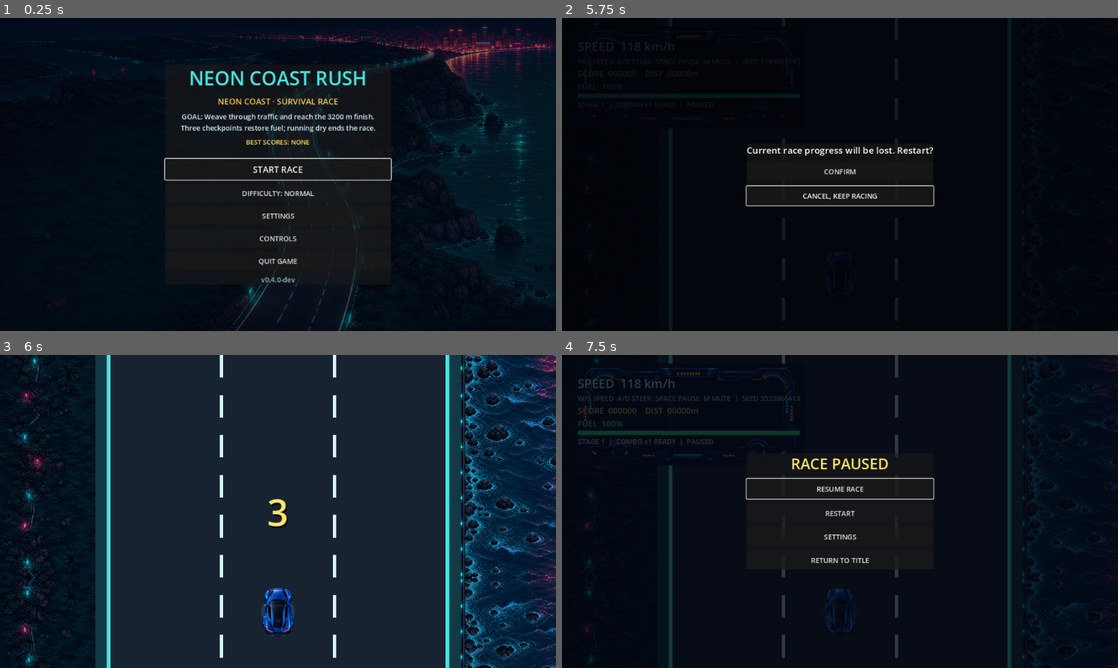
Above: before the commit, frames 1-4 (two rows, left to right).
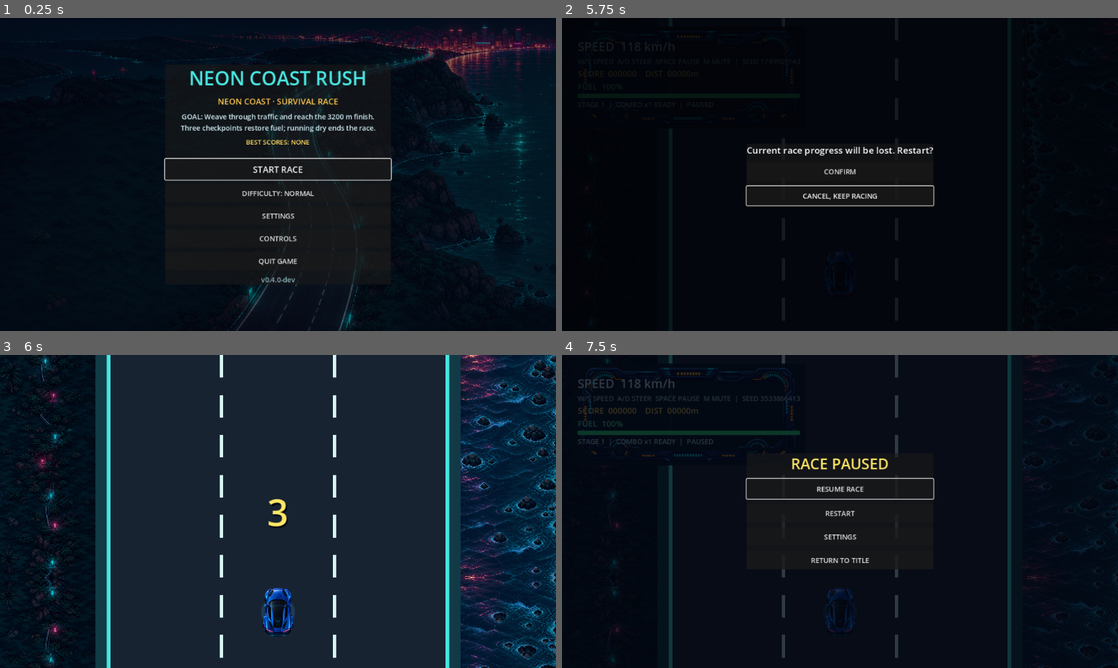
Above: after the commit, the same moments.

Repository: xiejiamincyq/car
Game: Godot game, scene res://scenes/main.tscn
Same seed, same stepped clock (60 frames per second), same inputs: the game is played once before the commit and once after it.
Inputs:
- Up to frame 1 (0.25 s): no input
- Up to frame 2 (5.75 s): click "START RACE" at 0.5 s; click "01 NEON COAST" at 1.25 s; click "PULSE GT BALANCED" at 2 s; tap Enter at 2.75 s; hold Right (steer_right) 2.78-3.53 s; tap P at 2.85, 3.6, 5.1 s; tap R (restart_run) at 3.5, 5 s; hold Down (brake) 3.53-4.25 s; click "CONFIRM" at 4.25 s; hold Right (steer_right) from 5.03 s (still down)
- Up to frame 3 (6 s): release Right (steer_right) at 5.75 s; click "CONFIRM" at 5.75 s
- Up to frame 4 (7.5 s): tap R (restart_run) at 6.5 s; hold Up (accelerate) 6.53-7.25 s; tap P at 6.6 s; click "CANCEL, KEEP RACING" at 7.25 s

Frames 1-2 are identical in both runs. In frame 3, 10% of the frame differs, in the area x 0-100%, y 0-100%; in frame 4, 0.6%.

Commit message:
feat: vary roadside scenery by run seed

Diff:
--- a/scripts/catalog/track_catalog.gd
+++ b/scripts/catalog/track_catalog.gd
@@ -13,6 +13,8 @@
 		"steering_multiplier": 1.00,
 		"environment_left_path": "res://assets/environment/coast_left.png",
 		"environment_right_path": "res://assets/environment/coast_right.png",
+		"environment_left_alt_path": "res://assets/environment/coast_left_alt.png",
+		"environment_right_alt_path": "res://assets/environment/coast_right_alt.png",
 		"silver_score": 5200,
 		"gold_score": 7600,
 		"music_id": &"neon_coast",
@@ -28,6 +30,8 @@
 		"steering_multiplier": 0.96,
 		"environment_left_path": "res://assets/tracks/freight_harbor_left.png",
 		"environment_right_path": "res://assets/tracks/freight_harbor_right.png",
+		"environment_left_alt_path": "res://assets/tracks/freight_harbor_left_alt.png",
+		"environment_right_alt_path": "res://assets/tracks/freight_harbor_right_alt.png",
 		"silver_score": 5700,
 		"gold_score": 8300,
 		"music_id": &"freight_harbor",
@@ -43,6 +47,8 @@
 		"steering_multiplier": 0.90,
 		"environment_left_path": "res://assets/tracks/storm_ridge_left.png",
 		"environment_right_path": "res://assets/tracks/storm_ridge_right.png",
+		"environment_left_alt_path": "res://assets/tracks/storm_ridge_left_alt.png",
+		"environment_right_alt_path": "res://assets/tracks/storm_ridge_right_alt.png",
 		"silver_score": 6100,
 		"gold_score": 8900,
 		"music_id": &"storm_ridge",
@@ -58,6 +64,8 @@
 		"steering_multiplier": 1.04,
 		"environment_left_path": "res://assets/tracks/sunrise_express_left.png",
 		"environment_right_path": "res://assets/tracks/sunrise_express_right.png",
+		"environment_left_alt_path": "res://assets/tracks/sunrise_express_left_alt.png",
+		"environment_right_alt_path": "res://assets/tracks/sunrise_express_right_alt.png",
 		"silver_score": 6700,
 		"gold_score": 9800,
 		"music_id": &"sunrise_express",
@@ -95,7 +103,7 @@
 		var steering_multiplier := float(track.get("steering_multiplier", 0.0))
 		if steering_multiplier < 0.85 or steering_multiplier > 1.10:
 			errors.append("Track %s steering multiplier is outside the readable range" % track_id)
-		for side in ["environment_left_path", "environment_right_path"]:
+		for side in ["environment_left_path", "environment_right_path", "environment_left_alt_path", "environment_right_alt_path"]:
 			var path := String(track.get(side, ""))
 			if path.is_empty() or not ResourceLoader.exists(path):
 				errors.append("Track %s needs a valid %s" % [track_id, side])
--- a/scripts/environment_scroller.gd
+++ b/scripts/environment_scroller.gd
@@ -11,3 +11,9 @@
 		positions.append(y)
 		y += tile_height
 	return positions
+
+static func variant_index(tile_index: int, seed: int, variant_count: int) -> int:
+	if variant_count <= 1:
+		return 0
+	var mixed := tile_index * 1103515245 + seed * 12345 + 0x45D9F3B
+	return posmod(mixed ^ (mixed >> 16), variant_count)
--- a/scripts/main.gd
+++ b/scripts/main.gd
@@ -84,8 +84,8 @@
 var current_vehicle: Dictionary = PlayerVehicleProfile.resolve(&"pulse_gt")
 var current_player_texture: Texture2D = PlayerVehicleProfile.texture_for(current_vehicle)
 var current_track: Dictionary = TrackRuntimeProfile.resolve(&"neon_coast")
-var current_environment_left: Texture2D = COAST_LEFT_TEXTURE
-var current_environment_right: Texture2D = COAST_RIGHT_TEXTURE
+var current_environment_left: Array[Texture2D] = [COAST_LEFT_TEXTURE]
+var current_environment_right: Array[Texture2D] = [COAST_RIGHT_TEXTURE]
 
 var speed_label: Label
 var position_label: Label
@@ -295,7 +295,7 @@
 	steering_visual_strength = move_toward(steering_visual_strength, steering_input, delta * 7.0)
 	collision_visual_remaining = maxf(0.0, collision_visual_remaining - delta)
 	road_scroll = advance_road_scroll(road_scroll, drive.speed, delta, ROAD_MARK_REPEAT_DISTANCE)
-	environment_scroll = advance_road_scroll(environment_scroll, drive.speed, delta, ENVIRONMENT_TILE_HEIGHT)
+	environment_scroll += drive.speed * GameConfig.ROAD_SCROLL_MULTIPLIER * delta
 	var phase_before_tick := run.phase
 	run.tick(delta, drive.speed, drive.max_speed)
 	feedback.tick(delta, run.fuel, run.difficulty_stage)
@@ -380,13 +380,19 @@
 	var left_width := maxf(0.0, road_left - 30.0)
 	var right_start := road_right + 30.0
 	var right_width := maxf(0.0, viewport_size.x - right_start)
-	for tile_y in EnvironmentScroller.tile_positions(environment_scroll, viewport_size.y, ENVIRONMENT_TILE_HEIGHT):
+	var tile_positions := EnvironmentScroller.tile_positions(environment_scroll, viewport_size.y, ENVIRONMENT_TILE_HEIGHT)
+	var first_tile_index := floori(environment_scroll / ENVIRONMENT_TILE_HEIGHT) - 1
+	for order in range(tile_positions.size()):
+		var tile_y: float = tile_positions[order]
+		var variant := EnvironmentScroller.variant_index(first_tile_index + order, current_run_seed, current_environment_left.size())
+		var left_texture := current_environment_left[variant]
+		var right_texture := current_environment_right[mini(variant, current_environment_right.size() - 1)]
 		if left_width > 0.0:
-			var left_source := Rect2(current_environment_left.get_width() - left_width, 0.0, left_width, ENVIRONMENT_TILE_HEIGHT)
-			draw_texture_rect_region(current_environment_left, Rect2(0.0, tile_y, left_width, ENVIRONMENT_TILE_HEIGHT), left_source, side_modulate)
+			var left_source := Rect2(left_texture.get_width() - left_width, 0.0, left_width, ENVIRONMENT_TILE_HEIGHT)
+			draw_texture_rect_region(left_texture, Rect2(0.0, tile_y, left_width, ENVIRONMENT_TILE_HEIGHT), left_source, side_modulate)
 		if right_width > 0.0:
 			var right_source := Rect2(0.0, 0.0, right_width, ENVIRONMENT_TILE_HEIGHT)
-			draw_texture_rect_region(current_environment_right, Rect2(right_start, tile_y, right_width, ENVIRONMENT_TILE_HEIGHT), right_source, side_modulate)
+			draw_texture_rect_region(right_texture, Rect2(right_start, tile_y, right_width, ENVIRONMENT_TILE_HEIGHT), right_source, side_modulate)
 
 func _draw_sparks() -> void:
 	for spark in feedback.sparks:
@@ -716,8 +722,8 @@
 func _apply_selected_track() -> void:
 	var selected_id := StringName(save_data.get("tour", {}).get("selected_track_id", &"neon_coast"))
 	current_track = TrackRuntimeProfile.resolve(selected_id)
-	current_environment_left = TrackRuntimeProfile.texture_for(current_track, "left", COAST_LEFT_TEXTURE)
-	current_environment_right = TrackRuntimeProfile.texture_for(current_track, "right", COAST_RIGHT_TEXTURE)
+	current_environment_left = TrackRuntimeProfile.textures_for(current_track, "left", COAST_LEFT_TEXTURE)
+	current_environment_right = TrackRuntimeProfile.textures_for(current_track, "right", COAST_RIGHT_TEXTURE)
 	TrackRuntimeProfile.apply(current_track, drive, run, traffic)
 
 func _open_tour_map() -> void:
--- a/scripts/track_runtime_profile.gd
+++ b/scripts/track_runtime_profile.gd
@@ -7,10 +7,16 @@
 	var profile := TrackCatalog.get_by_id(track_id)
 	return profile if not profile.is_empty() else TrackCatalog.get_by_id(&"neon_coast")
 
-static func texture_for(profile: Dictionary, side: String, fallback: Texture2D) -> Texture2D:
-	var path := String(profile.get("environment_%s_path" % side, ""))
-	var texture := load(path) as Texture2D
-	return texture if texture != null else fallback
+static func textures_for(profile: Dictionary, side: String, fallback: Texture2D) -> Array[Texture2D]:
+	var textures: Array[Texture2D] = []
+	for suffix in ["", "_alt"]:
+		var path := String(profile.get("environment_%s%s_path" % [side, suffix], ""))
+		var texture := load(path) as Texture2D
+		if texture != null:
+			textures.append(texture)
+	if textures.is_empty():
+		textures.append(fallback)
+	return textures
 
 static func apply(profile: Dictionary, drive, run, traffic) -> void:
 	drive.steering_speed *= float(profile.get("steering_multiplier", 1.0))
--- a/tests/test_content_catalog.gd
+++ b/tests/test_content_catalog.gd
@@ -21,6 +21,7 @@
 		assert(int(track.silver_score) > 0 and int(track.gold_score) > int(track.silver_score), "Track medal thresholds must be ordered")
 		assert(track.music_id is StringName and not String(track.music_id).is_empty(), "Every track must select a music ID")
 		assert(ResourceLoader.exists(String(track.environment_left_path)) and ResourceLoader.exists(String(track.environment_right_path)), "Every track needs two runtime environment strips")
+		assert(ResourceLoader.exists(String(track.environment_left_alt_path)) and ResourceLoader.exists(String(track.environment_right_alt_path)), "Every track needs alternate runtime environment strips")
 		assert(track.traffic_pattern is StringName and not String(track.traffic_pattern).is_empty(), "Every track needs a traffic identity")
 		assert(float(track.steering_multiplier) >= 0.85 and float(track.steering_multiplier) <= 1.10, "Track steering pressure must remain readable and deterministic")
 	var first_id: StringName = tracks[0].id
--- a/tests/test_environment_art.gd
+++ b/tests/test_environment_art.gd
@@ -11,14 +11,14 @@
 		assert(texture.get_size() == Vector2(256.0, 1024.0), "%s must use the frozen scrolling-strip canvas" % asset_path)
 	var track_paths := {}
 	for track in TrackCatalog.all():
-		for asset_path in [String(track.environment_left_path), String(track.environment_right_path)]:
+		for asset_path in [String(track.environment_left_path), String(track.environment_right_path), String(track.environment_left_alt_path), String(track.environment_right_alt_path)]:
 			track_paths[asset_path] = true
 			var texture := load(asset_path) as Texture2D
 			assert(texture != null and texture.get_size() == Vector2(256.0, 1024.0), "%s must use the frozen scrolling-strip canvas" % asset_path)
 			var image := texture.get_image()
 			for x in range(0, 256, 32):
 				assert(image.get_pixel(x, 0).is_equal_approx(image.get_pixel(x, 1023)), "%s must join cleanly across its vertical loop" % asset_path)
-	assert(track_paths.size() == 8, "Four tracks must expose distinct left and right environment strips")
+	assert(track_paths.size() == 16, "Four tracks must expose paired base and alternate environment strips")
 
 	var positions := EnvironmentScroller.tile_positions(1300.0, 720.0, 1024.0)
 	assert(not positions.is_empty(), "Environment scrolling must draw at least one strip")
@@ -31,6 +31,12 @@
 	var advanced_positions := EnvironmentScroller.tile_positions(100.0, 720.0, 1024.0)
 	assert(not initial_positions.is_empty() and not advanced_positions.is_empty(), "Environment direction check needs visible strips")
 	assert(is_equal_approx(advanced_positions[-1] - initial_positions[-1], 100.0), "Roadside scenery must move down toward the player as the car advances")
+	var seen_variants := {}
+	for tile_index in range(16):
+		var variant: int = EnvironmentScroller.variant_index(tile_index, 731, 2)
+		seen_variants[variant] = true
+		assert(variant == EnvironmentScroller.variant_index(tile_index, 731, 2), "Background variation must be deterministic for a fixed run seed")
+	assert(seen_variants.size() == 2, "Long runs must alternate between more than one background texture variant")
 
 	var main = MainScene.instantiate()
 	root.add_child(main)
--- a/tests/test_main_run_loop.gd
+++ b/tests/test_main_run_loop.gd
@@ -59,7 +59,7 @@
 	assert(track_main.current_track.id == &"storm_ridge", "Starting from the map must apply the selected track")
 	assert(is_equal_approx(track_main.run.progression.finish_distance, 3300.0), "The selected track must replace the default race distance")
 	assert(track_main.traffic.track_pattern == &"ridge_weave", "The selected track must replace the traffic identity")
-	assert(track_main.current_environment_left.resource_path.ends_with("storm_ridge_left.png"), "The selected track must replace the left environment strip")
-	assert(track_main.current_environment_right.resource_path.ends_with("storm_ridge_right.png"), "The selected track must replace the right environment strip")
+	assert(track_main.current_environment_left[0].resource_path.ends_with("storm_ridge_left.png") and track_main.current_environment_left.size() == 2, "The selected track must load both left environment variants")
+	assert(track_main.current_environment_right[0].resource_path.ends_with("storm_ridge_right.png") and track_main.current_environment_right.size() == 2, "The selected track must load both right environment variants")
 	track_main.free()
 	quit()
Binary file added: assets/environment/coast_left_alt.png
Not shown, added: assets/environment/coast_left_alt.png.import
Binary file added: assets/environment/coast_right_alt.png
Not shown, added: assets/environment/coast_right_alt.png.import
Binary file added: assets/tracks/freight_harbor_left_alt.png
Not shown, added: assets/tracks/freight_harbor_left_alt.png.import
Binary file added: assets/tracks/freight_harbor_right_alt.png
Not shown, added: assets/tracks/freight_harbor_right_alt.png.import
Binary file added: assets/tracks/storm_ridge_left_alt.png
Not shown, added: assets/tracks/storm_ridge_left_alt.png.import
Binary file added: assets/tracks/storm_ridge_right_alt.png
Not shown, added: assets/tracks/storm_ridge_right_alt.png.import
(and 4 more such lines)
